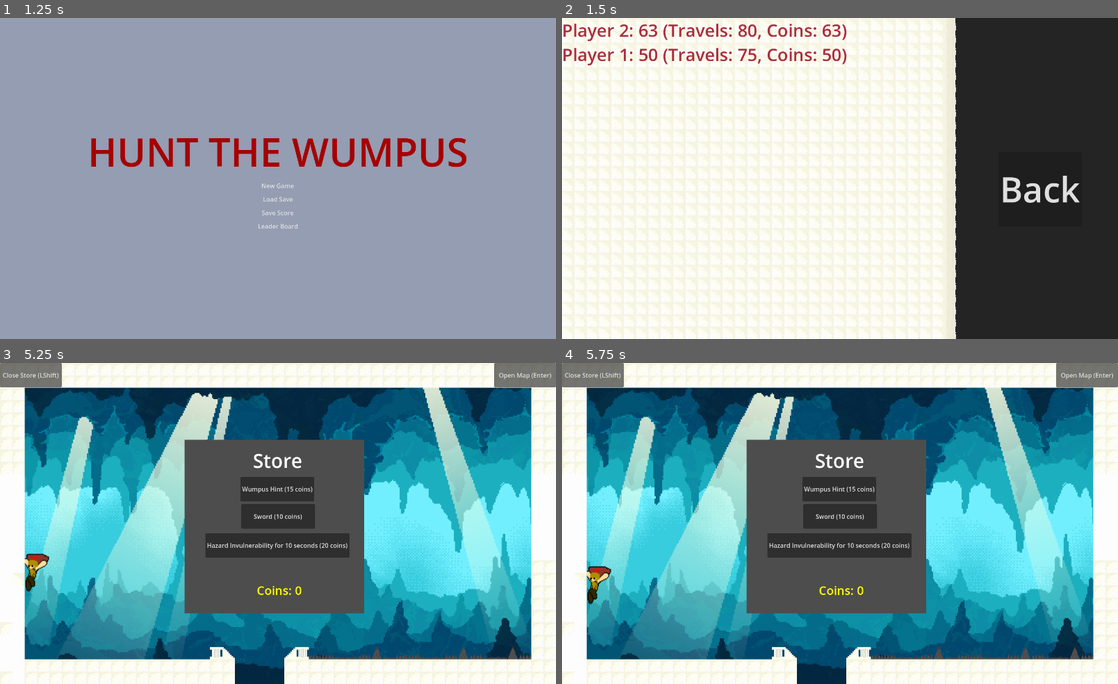
Above: before the commit, frames 1-4 (two rows, left to right).
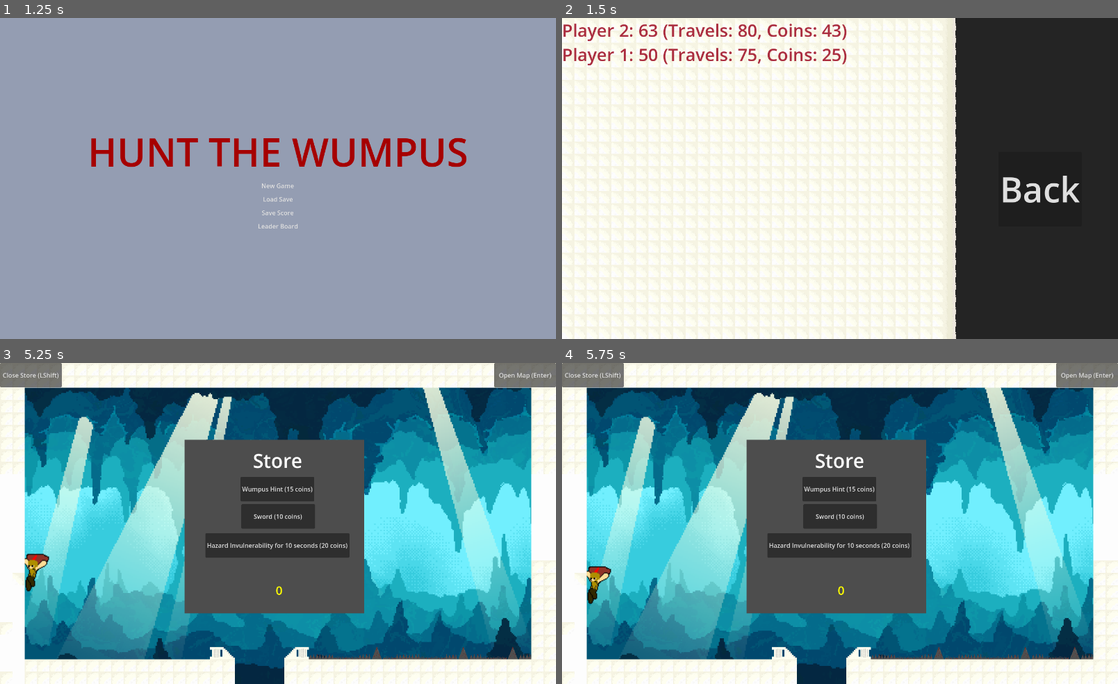
Above: after the commit, the same moments.

Repository: GCpeeper/HuntTheWampus
Game: Godot game, scene res://Scenes/intro.tscn
Same seed, same stepped clock (60 frames per second), same inputs: the game is played once before the commit and once after it.
Inputs (mouse positions are in pixels of both pictures, inside the frame that each line leads up to):
- Up to frame 1 (1.25 s): tap Enter (open map) at 0.5 s; hold Right (right) from 0.53 s (still down); tap Shift (open store) at 0.6 s; tap Space (jump) at 0.77 s
- Up to frame 2 (1.5 s): release Right (right) at 1.25 s; click "Leader Board" at 1.25 s
- Up to frame 3 (5.25 s): click "Back" at 2 s; click "New Game" at 2.75 s; click (278, 523) at 3.52 s; type "Alex" at 3.6 s; tap Space (jump) at 4.25, 4.52 s; hold Right (right) 4.28-5.03 s; tap Shift (open store) at 4.35, 5.1 s; tap Enter (open map) at 5 s; hold Left (left) from 5.03 s (still down)
- Up to frame 4 (5.75 s): keep holding Left (left)

Frame 1 is identical in both runs. In frame 2, 0.1% of the frame differs, in the area x 46-51%, y 1-14%; in frame 3, 0.1%; in frame 4, 0.1%.

Commit message:
fixing up some issues

Diff:
--- a/wampus-game/Scripts/Global.gd
+++ b/wampus-game/Scripts/Global.gd
@@ -17,6 +17,7 @@
 
 func makeScore(coins,travels): # the scoring starts at 100, is decreased for every room travelled, and is increased by the coins you had in your pocket when winning
 	LeaderBoard.append([username,(100-travels+coins),travels,coins])
+	_saveScores() # Saves it
 
 # Saving scores, replaces data within the JSON file with the new score list
 func _saveScores():
--- a/wampus-game/Scripts/leaderboard.gd
+++ b/wampus-game/Scripts/leaderboard.gd
@@ -8,7 +8,7 @@
 	# Putting the scores into the label
 	for score in Global.LeaderBoard:
 		# Appends the text
-		LBNames.append_text(score[0] + ": " + str(score[1]) + " (Travels: " + str(score[2]) + ", Coins: " + str(score[1]) + ")" )
+		LBNames.append_text(score[0] + ": " + str(score[1]) + " (Travels: " + str(score[2]) + ", Coins: " + str(score[3]) + ")" )
 		# Creates a new line for the next one
 		LBNames.newline()
 
--- a/wampus-game/Scripts/map.gd
+++ b/wampus-game/Scripts/map.gd
@@ -26,7 +26,7 @@
 var curRoom = []
 var curRoomChild
 var wumpusSelected = false
-var hazardsLeft = 3
+var hazardsLeft = 4
 var swordsLeft = 10
 var roomsPresent = 0
 var doneWithHazard = false
@@ -455,7 +455,7 @@
 			wumpusSelected = true
 			wumpusLocation = roomsPresent-1
 			print("wampus is in a " + str(roomsPresent-1))
-		if randi_range(0,10) > 8 and hazardsLeft > 0:
+		if randi_range(0,11) > 8 and hazardsLeft > 0:
 			hazardsLeft -= 1
 			hazard = randi_range(0,1) # 0 means bats, 1 means pit
 			print("hazard in " + str(roomsPresent-1))
@@ -495,7 +495,7 @@
 }
 
 func runHazard(hazard):
-	if hazard == 0:
+	if hazard == 0 and wumpusHealth > 0:
 		var bats = BatCutscene.instantiate()
 		add_child(bats)
 		$Character.taking_input = false
@@ -506,6 +506,7 @@
 		curRoom[6] = -1 # Getting rid of bats from this room
 		roomList[randi_range(0,4)][randi_range(0,5)][6] = 0 # Moving bats to another room
 		curRoom = roomList[randi_range(0,4)][randi_range(0,5)]
+		curRoom[6] = -1 # Making sure it doesn't send you straight into other hazards
 		print("new room is " + str(curRoom[8]))
 		enterRoom(4)
 		$Character.taking_input = true
@@ -640,6 +641,7 @@
 		_on_store_pressed()
 	if Input.is_action_just_pressed("open map"):
 		_on_map_pressed()
+	$"Store ui/Control/Coins".text = str($Character.coins)
 
 # opening through button
 func _on_store_pressed() -> void:
--- a/wampus-game/Scripts/pit.gd
+++ b/wampus-game/Scripts/pit.gd
@@ -107,6 +107,7 @@
 	else:
 		await get_tree().create_timer(1.0).timeout
 		announcement.text = "You lose!!!"
+		get_tree().change_scene_to_file("res://Scenes/main_menu.tscn")
 
 func _on_timer_timeout() -> void:
 	bubble.visible = false
@@ -139,3 +140,5 @@
 	answers.hide()
 	$Buttons.hide()
 	timerBar.hide()
+	await get_tree().create_timer(1.0).timeout
+	get_tree().change_scene_to_file("res://Scenes/main_menu.tscn")
